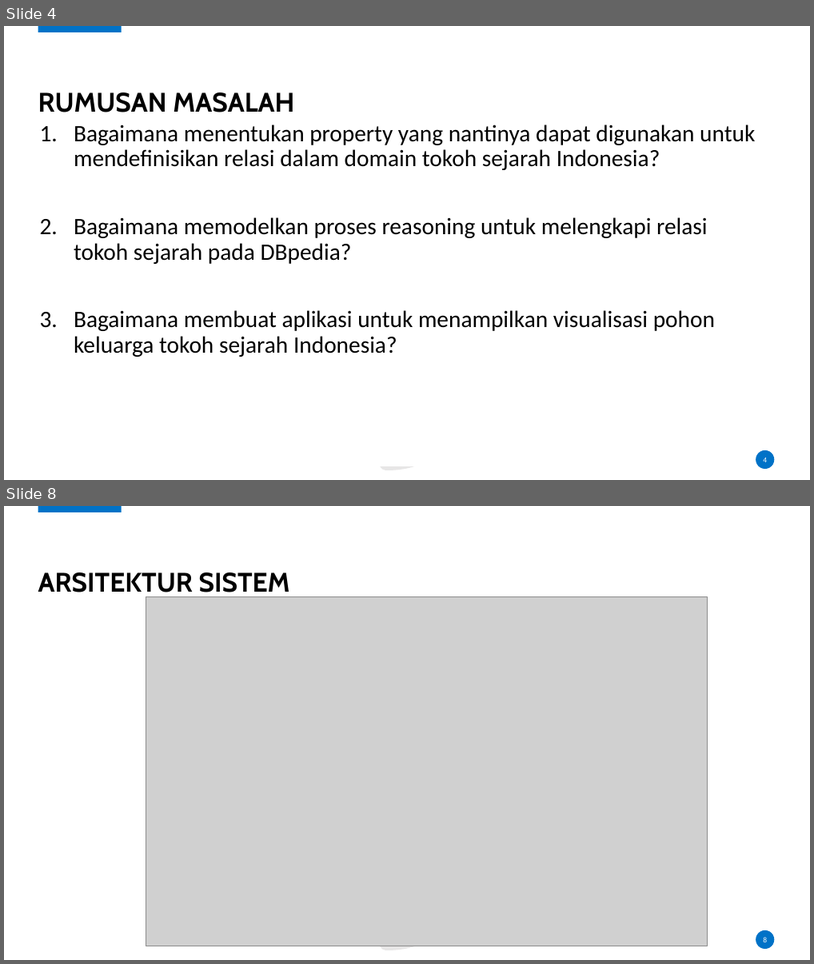
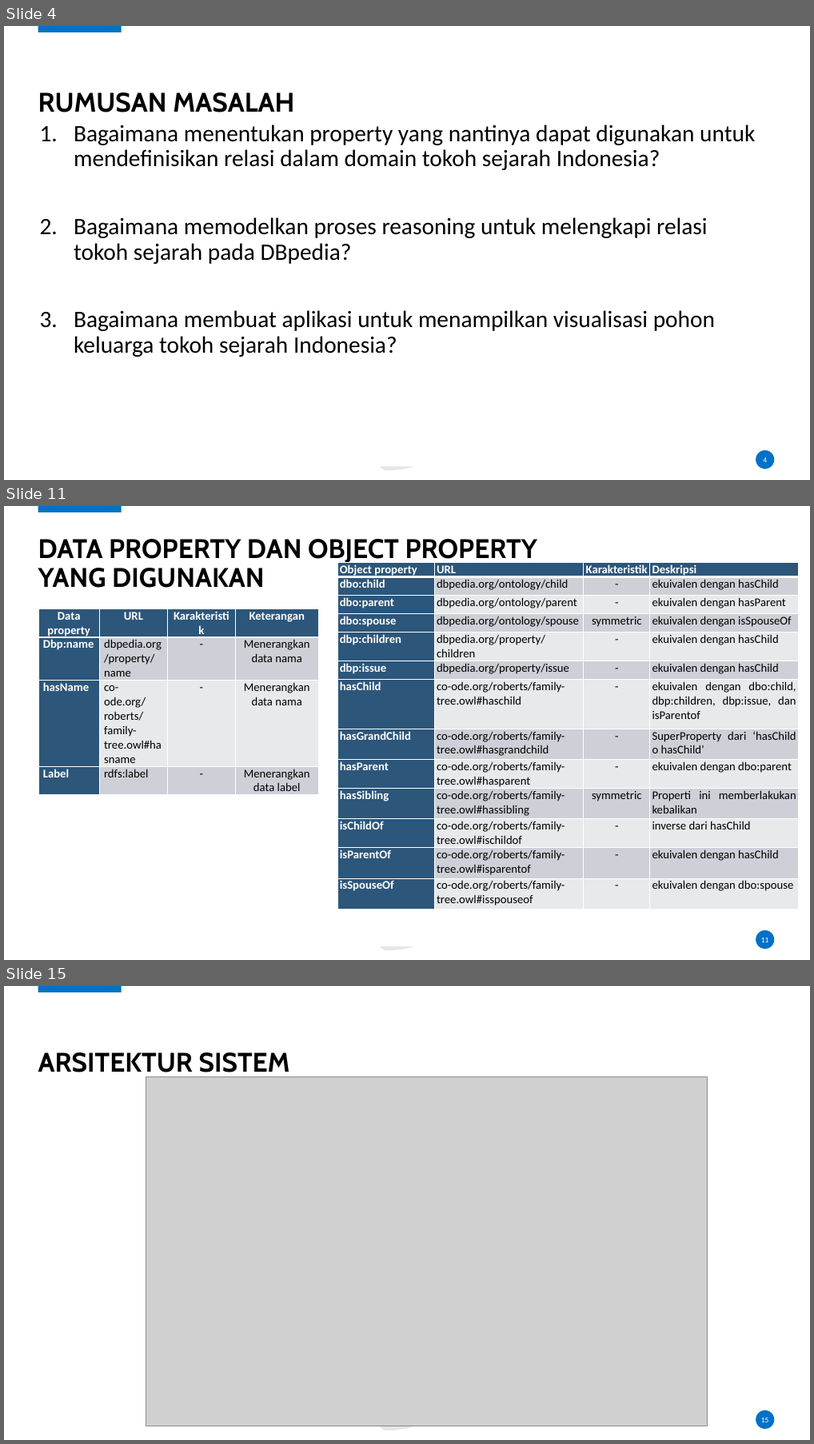
Before and after one commit to karyoutomoo/The-Tree-of-Heroes, a slide deck: 05111540000007-Faiq-Presentasi.pptx. Shown one above the other, each under a label of ours: slides 4 and 8 before the commit, slides 4, 11 and 15 after it; the slides between them are not shown. The pictures are 814x964 and 814x1444 pixels, drawn with LibreOffice and Linux fonts; fonts in the diff are those of the drawing; grey boxes stand for pictures; background and template pictures are left out. Boxes give left, top, right and bottom in pixels: in the first picture for what was removed or moved away, otherwise in the second. Text is boxed around its words. In the diff, an @@ line names an element or a change of style, - is before the commit and + after.

```diff
--- a/05111540000007-Faiq-Presentasi.pptx
+++ b/05111540000007-Faiq-Presentasi.pptx
@@ slide 11 added at box(4, 506, 810, 960), background #FFFFFF; not listed: 3 template elements that a slide beside it also shows @@
@@ title added at box(38, 539, 538, 588), 32 pt, text #000000, bold @@
+DATA PROPERTY DAN OBJECT PROPERTY YANG DIGUNAKAN
@@ table added at box(338, 563, 799, 908), 13 rows, 4 columns @@
+Object property | URL | Karakteristik | Deskripsi
+dbo:child | dbpedia.org/ontology/child | - | ekuivalen dengan hasChild
+dbo:parent | dbpedia.org/ontology/parent | - | ekuivalen dengan hasParent
+dbo:spouse | dbpedia.org/ontology/spouse | symmetric | ekuivalen dengan isSpouseOf
+dbp:children | dbpedia.org/property/children | - | ekuivalen dengan hasChild
+dbp:issue | dbpedia.org/property/issue | - | ekuivalen dengan hasChild
+hasChild | co-ode.org/roberts/family-tree.owl#haschild | - | ekuivalen dengan dbo:child, dbp:children, dbp:issue, dan isParentof
+hasGrandChild | co-ode.org/roberts/family-tree.owl#hasgrandchild | - | SuperProperty dari ‘hasChild o hasChild’
+hasParent | co-ode.org/roberts/family-tree.owl#hasparent | - | ekuivalen dengan dbo:parent
+hasSibling | co-ode.org/roberts/family-tree.owl#hassibling | symmetric | Properti ini memberlakukan kebalikan
+isChildOf | co-ode.org/roberts/family-tree.owl#ischildof | - | inverse dari hasChild
+isParentOf | co-ode.org/roberts/family-tree.owl#isparentof | - | ekuivalen dengan hasChild
+isSpouseOf | co-ode.org/roberts/family-tree.owl#isspouseof | - | ekuivalen dengan dbo:spouse
@@ table added at box(38, 609, 318, 798), 4 rows, 4 columns @@
+Data property | URL | Karakteristik | Keterangan
+Dbp:name | dbpedia.org/property/name | - | Menerangkan data nama
+hasName | co-ode.org/roberts/family-tree.owl#hasname | - | Menerangkan data nama
+Label | rdfs:label | - | Menerangkan data label
@@ rectangle added at box(318, 717, 490, 945), fill #FFFFFF, outline #FFFFFF 1 pt @@
@@ page number added at box(762, 937, 770, 942), 9 pt, text #FFFFFF @@
+11
@@ what was slide 8 is now slide 15 @@
@@ page number at box(762, 1417, 770, 1422): text changed @@
-8
+15
```
Also in this commit, not shown: 9 slides changed, 11 other slides added, 1 slide removed, 8 other files.
